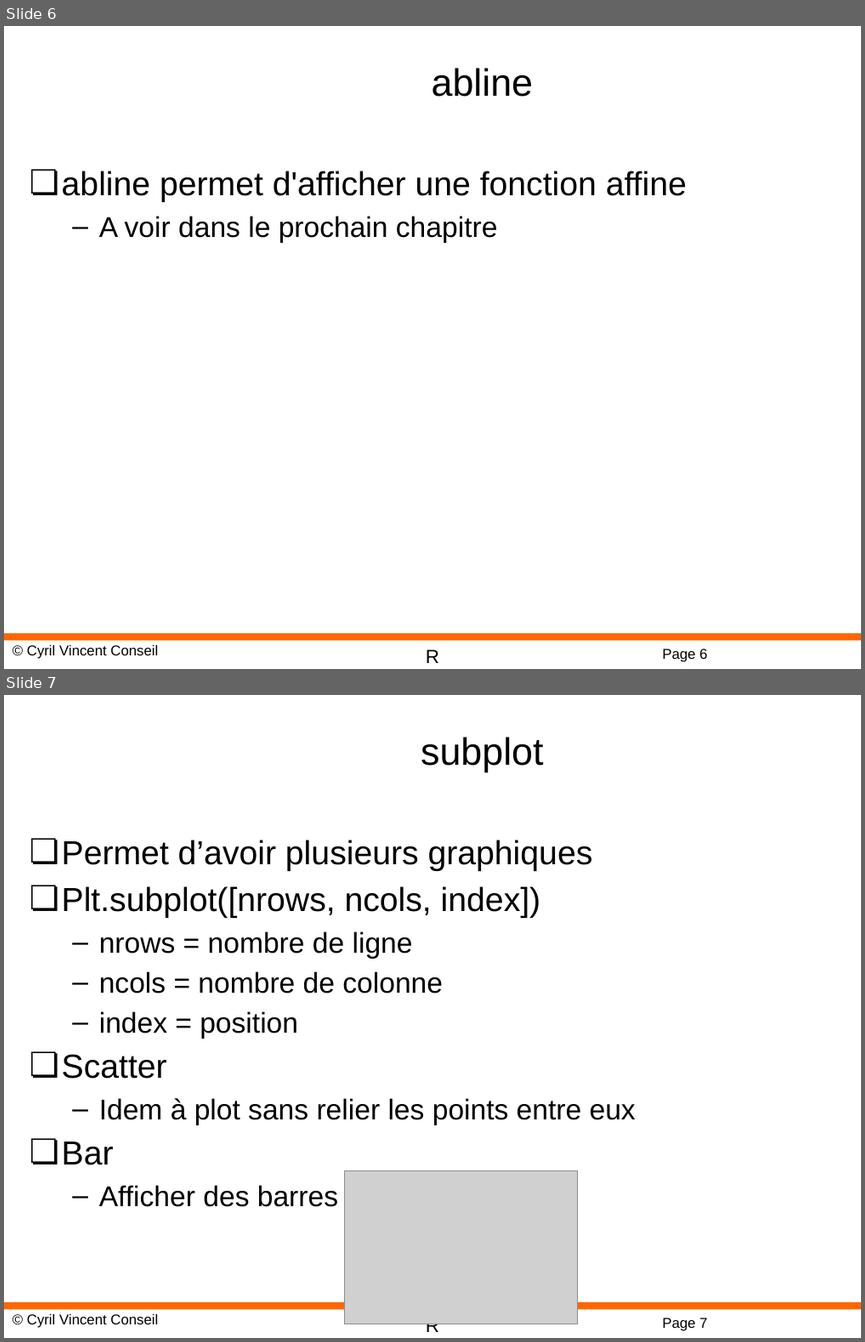
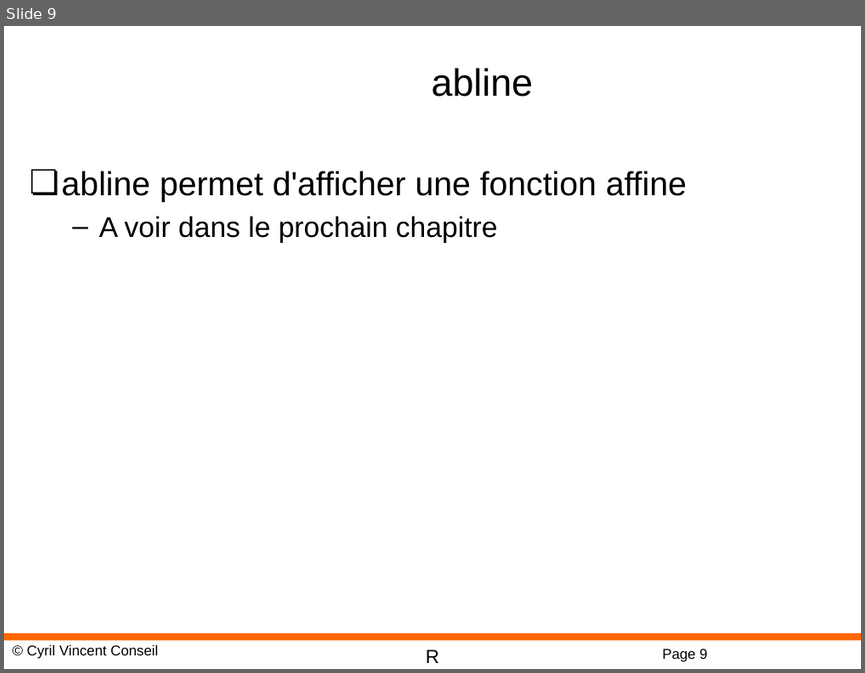
Before and after one commit to cyrilvincent/R, a slide deck: ppt/R-07-Graphic.pptx. Shown one above the other, each under a label of ours: slides 6 and 7 before the commit, slide 9 after it. The pictures are 865x1342 and 865x673 pixels, drawn with LibreOffice and Linux fonts; fonts in the diff are those of the drawing; grey boxes stand for pictures; background and template pictures are left out. Boxes give left, top, right and bottom in pixels: in the first picture for what was removed or moved away, otherwise in the second. Text is boxed around its words. In the diff, an @@ line names an element or a change of style, - is before the commit and + after.

```diff
--- a/ppt/R-07-Graphic.pptx
+++ b/ppt/R-07-Graphic.pptx
@@ slide 7 removed at box(4, 695, 861, 1338), background #FFFFFF; not listed: 4 template elements that a slide beside it also shows @@
@@ title removed at box(420, 737, 543, 772) @@
-subplot
@@ text removed at box(62, 839, 636, 1207) @@
-❏ Permet d’avoir plusieurs graphiques
-❏ Plt.subplot([nrows, ncols, index])
-  – nrows = nombre de ligne
-  – ncols = nombre de colonne
-  – index = position
-❏ Scatter
-  – Idem à plot sans relier les points entre eux
-❏ Bar
-  – Afficher des barres
@@ picture removed at box(345, 1171, 578, 1324) @@
@@ what was slide 6 is now slide 9 @@
@@ page number at box(662, 648, 707, 662): text changed @@
-Page 6
+Page 9
```
Also in this commit, not shown: 1 slide changed, 5 slides added, 3 other slides removed, 3 other files.
